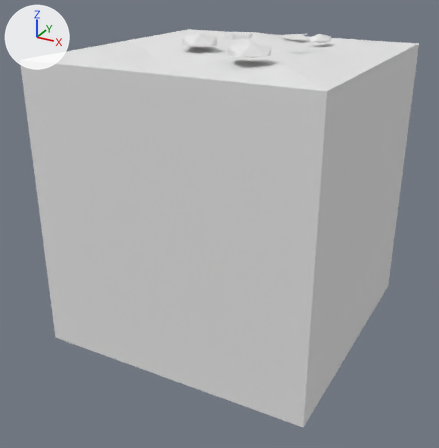
The FBX model Assets/Tiles/Blend/Blend Rock Snow 3.fbx: old version first, new version second.
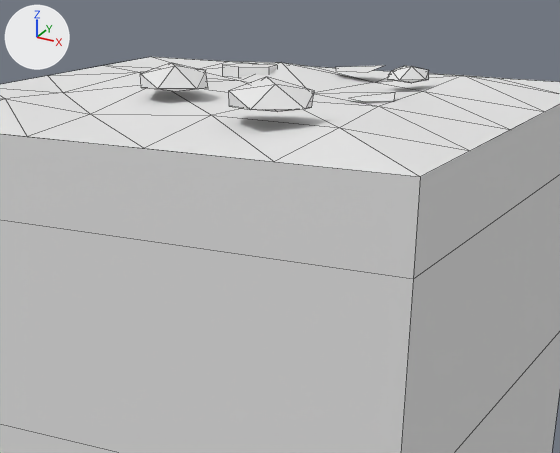
Old and new are each drawn whole from a 50 mm lens placed at (1.96, -3.8, 1.64), pointed at (-0.04, -0.17, -0.18) and again close up on the part from 25% to 91% of the width and 0% to 52% of the height. The lights are fixed; the arrows at upper left show +X, +Y and +Z. The first two pictures are the older version. The close-ups show mesh edges as thin lines. Where no turn or scale is listed for an object, it has been applied to the vertices. Vertices at exactly the same position are counted once.

The first close-up shows 'Blend Rock Snow 3'.
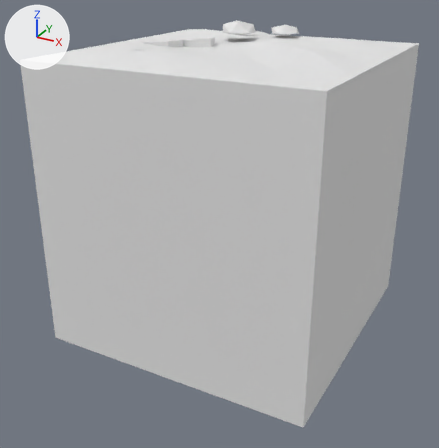
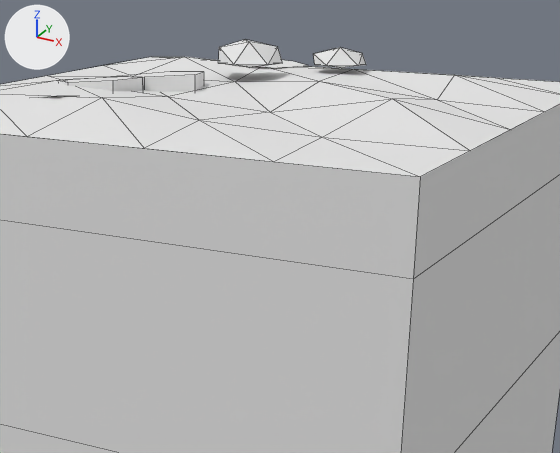
Location of each change, [x1, y1, x2, y2] in pixels of the close-ups (560 x 453 px; the box of a moved part takes in the faces that stretch with it):
'Blend Rock Snow 3', reshaped
    before: [0, 57, 560, 453]
    after: [0, 40, 560, 453]
part 1 of me_blend_rock_snow_3, moved or reshaped
    before: [350, 92, 395, 102]
    after: [259, 60, 308, 68]
part 2 of me_blend_rock_snow_3, moved or reshaped (mostly hidden afterwards)
    before: [335, 65, 385, 72]
    after: [45, 94, 67, 97]
part 3 of me_blend_rock_snow_3, deleted
    before: [140, 63, 208, 92]
part 4 of me_blend_rock_snow_3, deleted
    before: [387, 66, 429, 83]
part 5 of me_blend_rock_snow_3, deleted
    before: [229, 77, 314, 112]
part 6 of me_blend_rock_snow_3, reshaped
    before: [0, 64, 379, 148]
    after: [0, 40, 391, 148]

Patch to the scene script:
```diff
--- a/Assets/Tiles/Blend/Blend Rock Snow 3.fbx.py
+++ b/Assets/Tiles/Blend/Blend Rock Snow 3.fbx.py
@@ me_blend_rock_snow_3 @@
 # used by ob_blend_rock_snow_3; location = (0.0, 0.0, 0.0)
-me_blend_rock_snow_3.from_pydata(...)  # 104 vertices, 131 faces; spans x -1.0..1.0, y -1.0..1.0, z -1.0..1.21
+me_blend_rock_snow_3.from_pydata(...)  # 102 vertices, 117 faces; spans x -1.0..1.0, y -1.0..1.0, z -1.0..1.22
+# me_blend_rock_snow_3 part 1: the loose piece of 5 vertices spanning x 0.43..0.59, y -0.17..-0.02, z 1.09..1.11 is turned 99.3 degrees about the z axis through its middle and scaled by 1.64, then moved by (-0.7, 0.73, 0.0)
+# me_blend_rock_snow_3 part 2: the loose piece of 5 vertices spanning x 0.05..0.25, y 0.55..0.75, z 1.09..1.11 is turned -77.5 degrees about the z axis through its middle and scaled by 1.16, then moved by (-0.58, -1.17, 0.0)
+# me_blend_rock_snow_3 part 3: the loose piece of 12 vertices spanning x -0.2..0.04, y -0.47..-0.24, z 1.12..1.2 is deleted
+# me_blend_rock_snow_3 part 4: the loose piece of 12 vertices spanning x 0.39..0.55, y 0.23..0.39, z 1.1..1.16 is deleted
+# me_blend_rock_snow_3 part 5: the loose piece of 12 vertices spanning x 0.26..0.54, y -0.76..-0.52, z 1.12..1.21 is deleted
+# me_blend_rock_snow_3 part 6
+# 26 vertices move from x -0.6..0.63, y -0.65..0.65, z 1.05..1.11 to x -0.64..0.63, y -0.65..0.6, z 1.03..1.12
+# 34 vertices are added at x -0.65..0.23, y -0.34..0.62, z 1.04..1.22
+# 46 new faces join them
 me_blend_rock_snow_3.materials.append(mat_tileworld_tiles)
```
